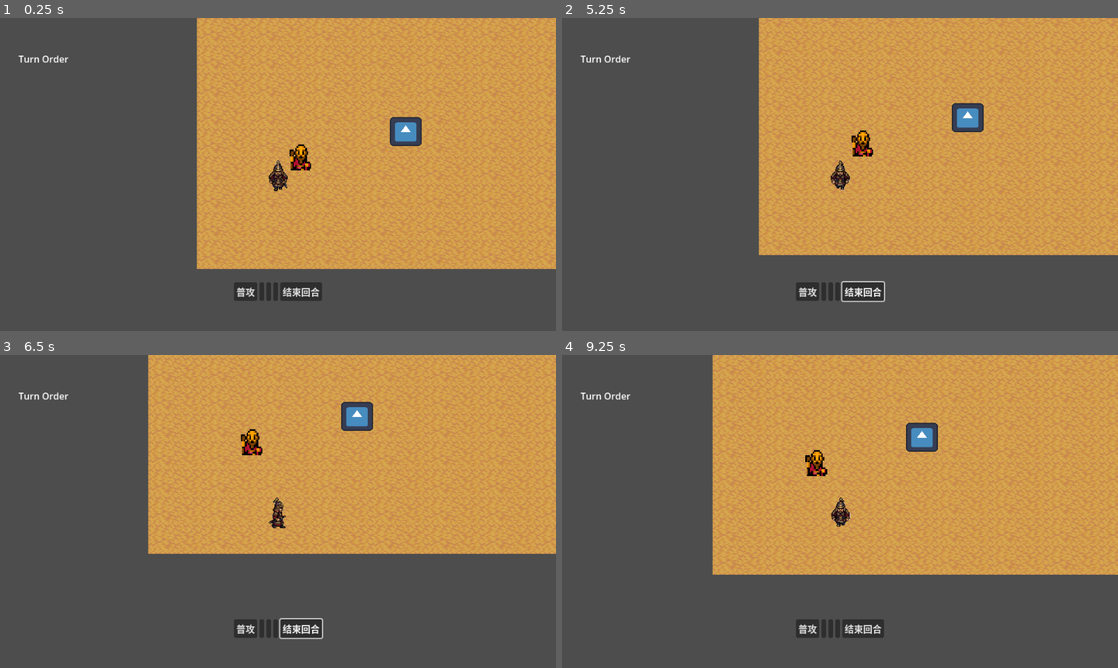
Above: before the commit, frames 1-4 (two rows, left to right).
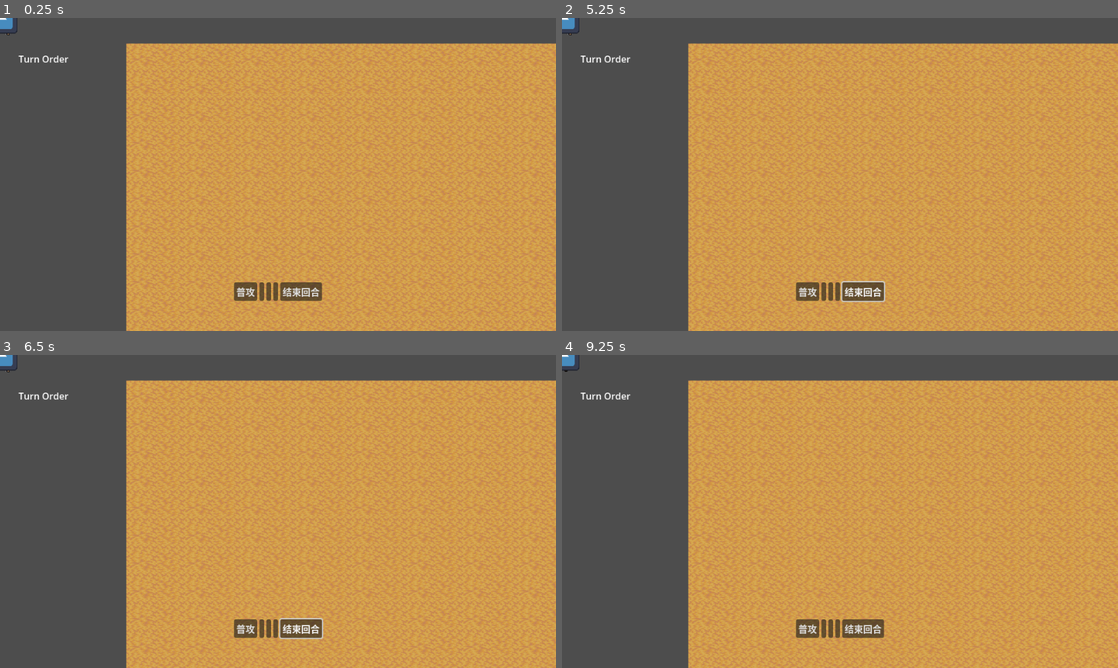
Above: after the commit, the same moments.

Repository: JoeZHN/DEMOTEST
Game: Godot game, scene res://scenes/maps/chapter1/frontier_outpost.tscn
Same seed, same stepped clock (60 frames per second), same inputs: the game is played once before the commit and once after it. This scene is started directly instead of the project's main scene. The engine's default icon, where the game draws it, is replaced by a stand-in: a white triangle on a blue panel in a dark square.
Inputs (mouse positions are in pixels of both pictures, inside the frame that each line leads up to):
- Up to frame 1 (0.25 s): no input
- Up to frame 2 (5.25 s): click (806, 290) at 0.5 s, where only the run after the commit has a clickable "普攻"; click (823, 290) at 1.27 s; click (828, 290) at 2.02 s; click (840, 290) at 2.77 s; click (862, 290) at 3.5 s, where only the run after the commit has a clickable "结束回合"; tap Enter (ui_accept) at 4.25, 4.52 s; move the mouse to (962, 158) at 4.27 s; hold Right (ui_right) 4.28-5.03 s; hold E (interact) 4.28-5.03 s; click (962, 158) at 4.42 s; move the mouse to (728, 190) at 5.02 s; hold Down (ui_down) from 5.03 s (still down); tap E (interact) at 5.1 s
- Up to frame 3 (6.5 s): tap Enter (ui_accept) at 5.27 s; move the mouse to (333, 442) at 5.77 s; release Down (ui_down) at 5.78 s; hold Right (ui_right) from 5.78 s (still down); hold E (interact) from 5.78 s (still down)
- Up to frame 4 (9.25 s): move the mouse to (812, 574) at 6.52 s; release Right (ui_right) at 6.53 s; release E (interact) at 6.53 s; hold Up (ui_up) 6.53-7.28 s; tap E (interact) at 6.6, 8.1 s; click (812, 574) at 6.67 s; tap Enter (ui_accept) at 6.77, 7.52, 8.27 s; move the mouse to (1006, 558) at 7.27 s; hold E (interact) 7.28-8.03 s; hold Left (ui_left) 7.28-8.78 s; move the mouse to (673, 464) at 8.02 s; move the mouse to (867, 511) at 8.77 s; hold Down (ui_down) from 8.78 s (still down); hold E (interact) from 8.78 s (still down); click (867, 511) at 8.92 s

The runs differ from the first frame. In frame 1, 36% of the frame differs, in the area x 0-100%, y 0-100%; in frame 2, 40%; in frame 3, 42%; in frame 4, 39%.
Error after the commit: Parse Error: Could not parse global class "MapCombatUnit" from "res://scripts/units/map_combat_unit.gd". (res://scenes/maps/chapter1/frontier_outpost.gd:7)

Commit message:
7A修改

Diff:
--- a/scenes/maps/chapter1/frontier_outpost.gd
+++ b/scenes/maps/chapter1/frontier_outpost.gd
@@ -4,7 +4,7 @@
 @onready var scout_spawn: Marker2D = $Markers/ScoutSpawn
 @onready var battle_trigger_spawn: Marker2D = $Markers/BattleTriggerSpawn
 
-@onready var hu_chao: CharacterBody2D = $Characters/HuChao
+@onready var hu_chao: MapCombatUnit = $Characters/HuChao
 @onready var frontier_scout: InteractableArea2D = $Characters/FrontierScout
 @onready var battle_trigger_point: InteractableArea2D = $Interactables/BattleTriggerPoint
 
--- a/scenes/maps/chapter1/frontier_outpost.tscn
+++ b/scenes/maps/chapter1/frontier_outpost.tscn
@@ -4,6 +4,7 @@
 [ext_resource type="Script" uid="uid://y76w7iyl42l1" path="res://scenes/maps/chapter1/frontier_outpost.gd" id="1_od83l"]
 [ext_resource type="PackedScene" uid="uid://b7d58kg72lh4f" path="res://scenes/characters/hu_chao_map_actor.tscn" id="2_pi065"]
 [ext_resource type="PackedScene" uid="uid://dbknn2a7aesbr" path="res://scenes/characters/frontier_scout_map_actor.tscn" id="4_do0ms"]
+[ext_resource type="Script" uid="uid://q4gm776hilj2" path="res://scripts/units/map_combat_unit.gd" id="4_kbfh4"]
 [ext_resource type="Script" uid="uid://b4pnhy37ow22w" path="res://scripts/characters/frontier_scout_map_actor.gd" id="5_rlv5u"]
 [ext_resource type="PackedScene" uid="uid://bw6xvb01wnr84" path="res://scenes/interactables/battle_trigger_point.tscn" id="6_1j8rg"]
 [ext_resource type="Script" uid="uid://myvowl32h5c7" path="res://scripts/ui/interaction_prompt.gd" id="7_do0ms"]
@@ -62,7 +63,53 @@
 [node name="Characters" type="Node2D" parent="." unique_id=1088566705]
 position = Vector2(15, 4)
 
-[node name="HuChao" parent="Characters" unique_id=427391446 instance=ExtResource("2_pi065")]
+[node name="EnemyRaiderArcher01" parent="Characters" unique_id=427391446 groups=["combat_enemy_unit"] instance=ExtResource("2_pi065")]
+script = ExtResource("4_kbfh4")
+unit_id = null
+display_name = null
+camp = null
+job = null
+initiative = null
+
+[node name="EnemyRaider02" parent="Characters" unique_id=638024337 groups=["combat_enemy_unit"] instance=ExtResource("2_pi065")]
+script = ExtResource("4_kbfh4")
+unit_id = null
+display_name = null
+camp = null
+job = null
+initiative = null
+
+[node name="EnemyRaider01" parent="Characters" unique_id=777421646 groups=["combat_enemy_unit"] instance=ExtResource("2_pi065")]
+script = ExtResource("4_kbfh4")
+unit_id = null
+display_name = null
+camp = null
+job = null
+initiative = null
+
+[node name="AllyArcher" parent="Characters" unique_id=180687386 groups=["combat_player_unit"] instance=ExtResource("2_pi065")]
+script = ExtResource("4_kbfh4")
+unit_id = null
+display_name = null
+camp = null
+job = null
+initiative = null
+
+[node name="AllySpearman" parent="Characters" unique_id=1568027328 groups=["combat_player_unit"] instance=ExtResource("2_pi065")]
+script = ExtResource("4_kbfh4")
+unit_id = null
+display_name = null
+camp = null
+job = null
+initiative = null
+
+[node name="HuChao" parent="Characters" unique_id=2002541376 groups=["combat_player_unit"] instance=ExtResource("2_pi065")]
+script = ExtResource("4_kbfh4")
+unit_id = null
+display_name = null
+camp = null
+job = null
+initiative = null
 
 [node name="FrontierScout" parent="Characters" unique_id=1741598075 instance=ExtResource("4_do0ms")]
 script = ExtResource("5_rlv5u")
--- a/scripts/battle/combat_runtime_controller.gd
+++ b/scripts/battle/combat_runtime_controller.gd
@@ -3,7 +3,6 @@
 
 signal battle_finished(result: String)
 
-const BATTLE_UNIT_SCENE := preload("res://scenes/battle/battle_unit.tscn")
 
 @onready var combat_layer: Node2D = $".."
 @onready var units_container: Node2D = $"../CombatUnits"
@@ -24,9 +23,9 @@
 var battle_id: String = ""
 var battle_name: String = ""
 
-var all_units: Array[BattleUnit] = []
+var all_units: Array[MapCombatUnit] = []
 var turn_manager: TurnManager
-var current_unit: BattleUnit = null
+var current_unit: MapCombatUnit = null
 var input_mode: String = "idle" # idle / player_move / player_attack / player_skill / enemy_wait
 var battle_ai: BattleAI = BattleAI.new()
 var selected_skill: SkillBase = null
@@ -63,18 +62,28 @@
 func _spawn_runtime_units(runtime_data: Dictionary) -> void:
 	all_units.clear()
 
-	for child in units_container.get_children():
-		child.queue_free()
-
 	var player_units: Array = runtime_data.get("player_units", [])
 	var enemy_units: Array = runtime_data.get("enemy_units", [])
 
-	for spawn_data in player_units:
-		_spawn_single_unit_from_spawn_data(spawn_data)
-
-	for spawn_data in enemy_units:
-		_spawn_single_unit_from_spawn_data(spawn_data)
-
+	for unit in player_units:
+		if unit != null and unit is MapCombatUnit and unit.is_alive:
+			_register_runtime_unit(unit)
+
+	for unit in enemy_units:
+		if unit != null and unit is MapCombatUnit and unit.is_alive:
+			_register_runtime_unit(unit)
+
+func _register_runtime_unit(unit: MapCombatUnit) -> void:
+	if unit == null:
+		return
+
+	var world_pos: Vector2 = unit.global_position
+	var grid_pos: Vector2i = grid_manager.world_to_grid(world_pos)
+
+	unit.set_grid_position(grid_pos)
+	unit.set_world_position_from_grid(grid_manager)
+
+	all_units.append(unit)
 
 func _start_first_turn() -> void:
 	var unit := turn_manager.start_first_turn()
@@ -124,32 +133,6 @@
 			_try_attack_current_unit_to(clicked_cell)
 		elif input_mode == "player_skill":
 			_try_use_selected_skill(clicked_cell)
-
-func _spawn_single_unit_from_spawn_data(spawn_data: Dictionary) -> void:
-	var unit_id := str(spawn_data.get("unit_id", ""))
-	var spawn_array: Array = spawn_data.get("spawn", [])
-
-	if unit_id.is_empty() or spawn_array.size() < 2:
-		push_error("Invalid spawn data.")
-		return
-
-	var unit_data := BattleLoader.load_unit_data(unit_id)
-	if unit_data.is_empty():
-		push_error("Failed to load unit data for: " + unit_id)
-		return
-
-	var grid_pos := Vector2i(int(spawn_array[0]), int(spawn_array[1]))
-	if not grid_manager.is_in_bounds(grid_pos):
-		push_error("Spawn out of bounds for unit: " + unit_id)
-		return
-
-	var unit_instance: BattleUnit = BATTLE_UNIT_SCENE.instantiate()
-	units_container.add_child(unit_instance)
-	unit_instance.setup(unit_data)
-	unit_instance.set_grid_position(grid_pos)
-	unit_instance.position = grid_manager.grid_to_world(grid_pos)
-
-	all_units.append(unit_instance)
 
 func _begin_current_turn() -> void:
 	current_unit = turn_manager.get_current_unit()
@@ -266,8 +249,7 @@
 		if engaged_target != null and engaged_target.engagement != null and engaged_target.engagement.engaged_with == current_unit:
 			engaged_target.engagement.clear_engagement()
 
-	current_unit.set_grid_position(target_cell)
-	current_unit.set_world_position_from_grid(grid_manager)
+	current_unit.move_to_grid_immediate(target_cell, grid_manager)
 	current_unit.action.mark_moved()
 
 	unit_info_panel.show_unit_info(current_unit)
--- a/scripts/maps/chapter1/frontier_outpost_combat_controller.gd
+++ b/scripts/maps/chapter1/frontier_outpost_combat_controller.gd
@@ -4,6 +4,7 @@
 @onready var combat_layer: Node2D = $"../CombatLayer"
 @onready var runtime_controller: CombatRuntimeController = $"../CombatLayer/CombatRuntimeController"
 @onready var grid_manager: GridManager = $"../CombatLayer/GridManager"
+@onready var scene_root: Node = $".."
 
 var current_mode: String = "exploration" # exploration / combat / result
 var current_battle_id: String = ""
@@ -37,11 +38,28 @@
 
 func _build_runtime_data(battle_id: String) -> Dictionary:
 	var encounter: Dictionary = BattleLoader.load_encounter(battle_id)
+	var map_units: Dictionary = _collect_map_units()
 
 	return {
 		"battle_id": encounter.get("battle_id", battle_id),
 		"battle_name": encounter.get("battle_name", "Map Combat"),
 		"grid": encounter.get("grid", {}),
-		"player_units": encounter.get("player_units", []),
-		"enemy_units": encounter.get("enemy_units", [])
+		"player_units": map_units.get("player_units", []),
+		"enemy_units": map_units.get("enemy_units", [])
 	}
+func _collect_map_units() -> Dictionary:
+	var player_units: Array[MapCombatUnit] = []
+	var enemy_units: Array[MapCombatUnit] = []
+
+	for node in get_tree().get_nodes_in_group("combat_player_unit"):
+		if node is MapCombatUnit:
+			player_units.append(node)
+
+	for node in get_tree().get_nodes_in_group("combat_enemy_unit"):
+		if node is MapCombatUnit:
+			enemy_units.append(node)
+
+	return {
+		"player_units": player_units,
+		"enemy_units": enemy_units
+	}
--- /dev/null
+++ b/scripts/units/map_combat_unit.gd
@@ -0,0 +1,81 @@
+extends CharacterBody2D
+class_name MapCombatUnit
+
+@export var unit_id: String = ""
+@export var display_name: String = "Unit"
+@export var camp: String = BattleConstants.CAMP_NEUTRAL
+@export var job: String = ""
+@export var initiative: int = 10
+
+var grid_position: Vector2i = Vector2i.ZERO
+var is_alive: bool = true
+var can_move: bool = true
+
+var stats: StatsComponent
+var action: ActionComponent
+var engagement: EngagementComponent
+var skills: SkillComponent
+
+func _ready() -> void:
+	_ensure_components()
+
+func _ensure_components() -> void:
+	if stats == null:
+		stats = StatsComponent.new()
+		add_child(stats)
+
+	if action == null:
+		action = ActionComponent.new()
+		add_child(action)
+
+	if engagement == null:
+		engagement = EngagementComponent.new()
+		add_child(engagement)
+
+	if skills == null:
+		skills = SkillComponent.new()
+		add_child(skills)
+
+func setup_from_unit_data(data: Dictionary) -> void:
+	unit_id = str(data.get("unit_id", unit_id))
+	display_name = str(data.get("display_name", display_name))
+	camp = str(data.get("camp", camp))
+	job = str(data.get("job", job))
+	initiative = int(data.get("initiative", initiative))
+
+	_ensure_components()
+	stats.setup(data)
+	skills.setup_for_job(job)
+
+func begin_turn() -> void:
+	action.begin_turn()
+	if stats.has_method("begin_turn"):
+		stats.begin_turn()
+
+func can_move() -> bool:
+	return is_alive and not action.has_moved_this_turn and stats.current_ap > 0
+
+func can_attack() -> bool:
+	return is_alive and not action.has_acted_this_turn and stats.current_ap > 0
+
+func spend_ap(amount: int) -> void:
+	stats.current_ap = max(0, stats.current_ap - amount)
+
+func set_grid_position(new_grid_position: Vector2i) -> void:
+	grid_position = new_grid_position
+
+func set_world_position_from_grid(grid_manager: GridManager) -> void:
+	global_position = grid_manager.grid_to_world(grid_position)
+
+func get_turn_label() -> String:
+	return "%s (%s, init=%d)" % [display_name, camp, initiative]
+
+func is_archer_unit() -> bool:
+	return job == "archer" or job == "raider_archer"
+
+func is_melee_unit() -> bool:
+	return not is_archer_unit()
+
+func move_to_grid_immediate(target_grid: Vector2i, grid_manager: GridManager) -> void:
+	set_grid_position(target_grid)
+	set_world_position_from_grid(grid_manager)
Not shown, added: scripts/units/map_combat_unit.gd.uid
